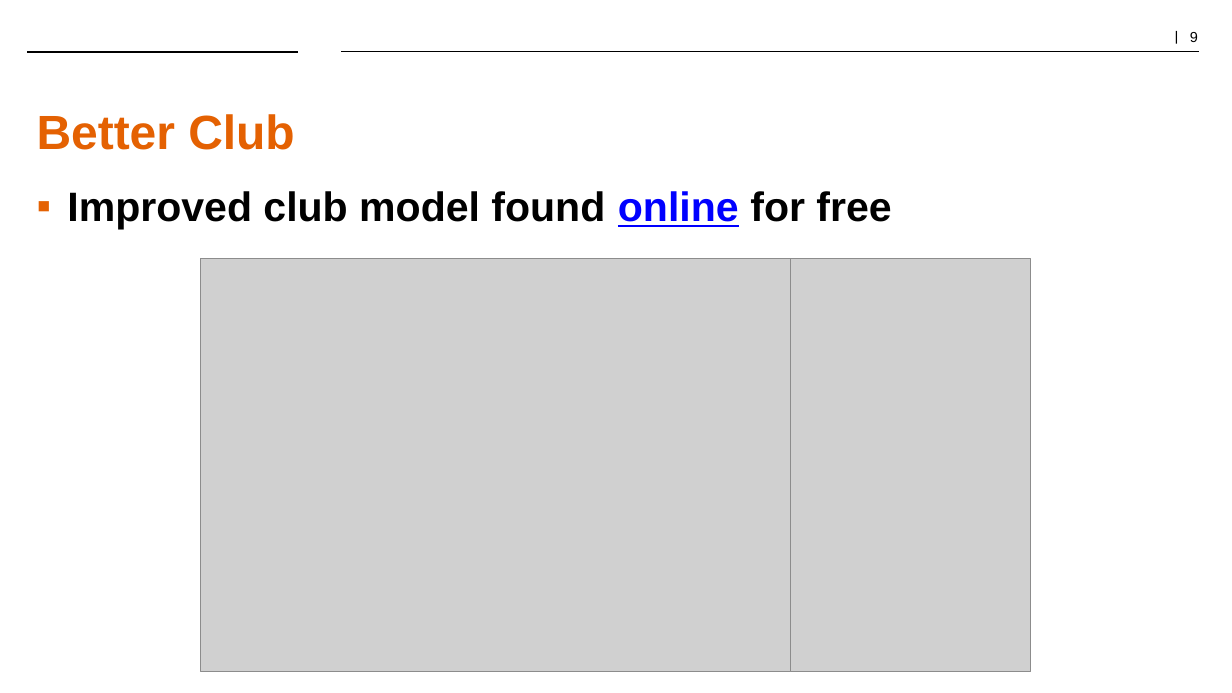
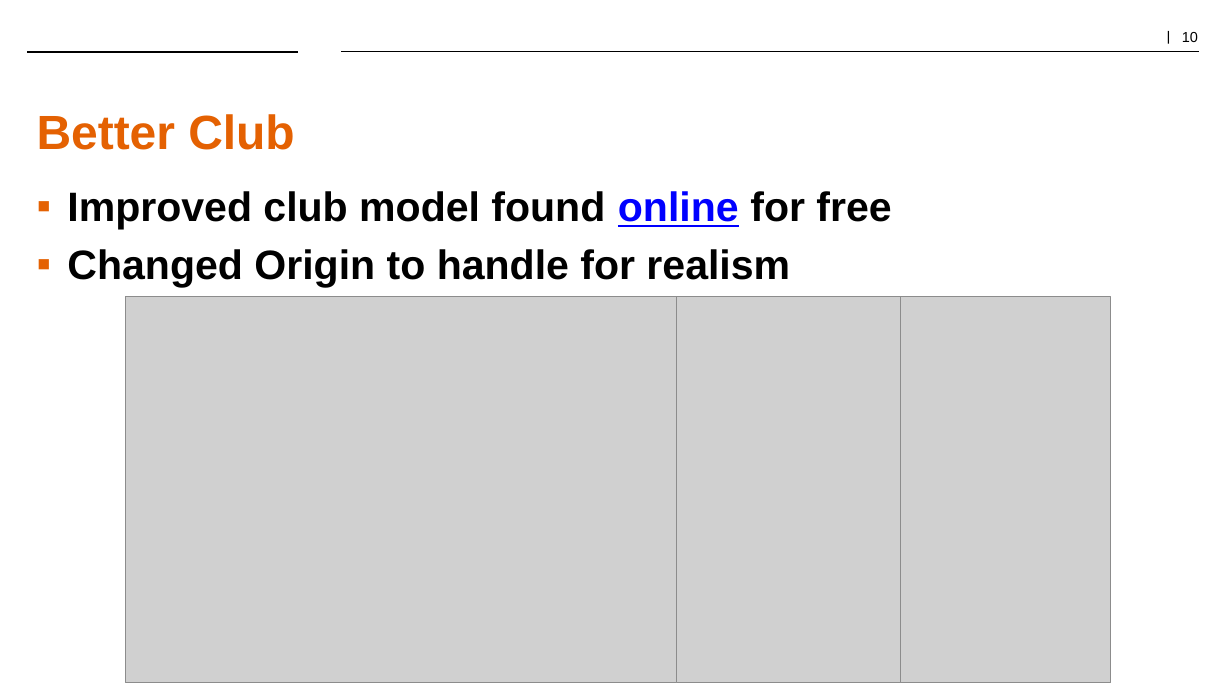
Before and after one commit to jmgregor/IMGS-624, a slide deck: slide 10 of PuttPuttGolfPresentation.pptx (slide 9 before the commit). Drawn at 1232x693 pixels with LibreOffice and Linux fonts; fonts in the diff are those of the drawing; grey boxes stand for pictures; background and template pictures are left out. Boxes give left, top, right and bottom in pixels: in the first picture for what was removed or moved away, otherwise in the second. Text is boxed around its words. In the diff, an @@ line names an element or a change of style, - is before the commit and + after.

```diff
--- a/PuttPuttGolfPresentation.pptx
+++ b/PuttPuttGolfPresentation.pptx
@@ page number at box(1182, 32, 1198, 42): text changed; size 12 to 11.3 pt; font TeX Gyre Schola to Arial @@
-| 9
+| 10
@@ text at box(67, 249, 790, 287): paragraph added @@
+▪ Changed Origin to handle for realism
@@ picture: place and size @@
-picture at box(201, 259, 790, 672)
+picture at box(126, 297, 677, 683)
@@ picture: place and size @@
-picture at box(791, 259, 1031, 672)
+picture at box(677, 297, 901, 683)
@@ picture added at box(901, 297, 1112, 683) @@
```
Also in this commit, not shown: 7 slides added, 3 slides removed, 16 other files.
